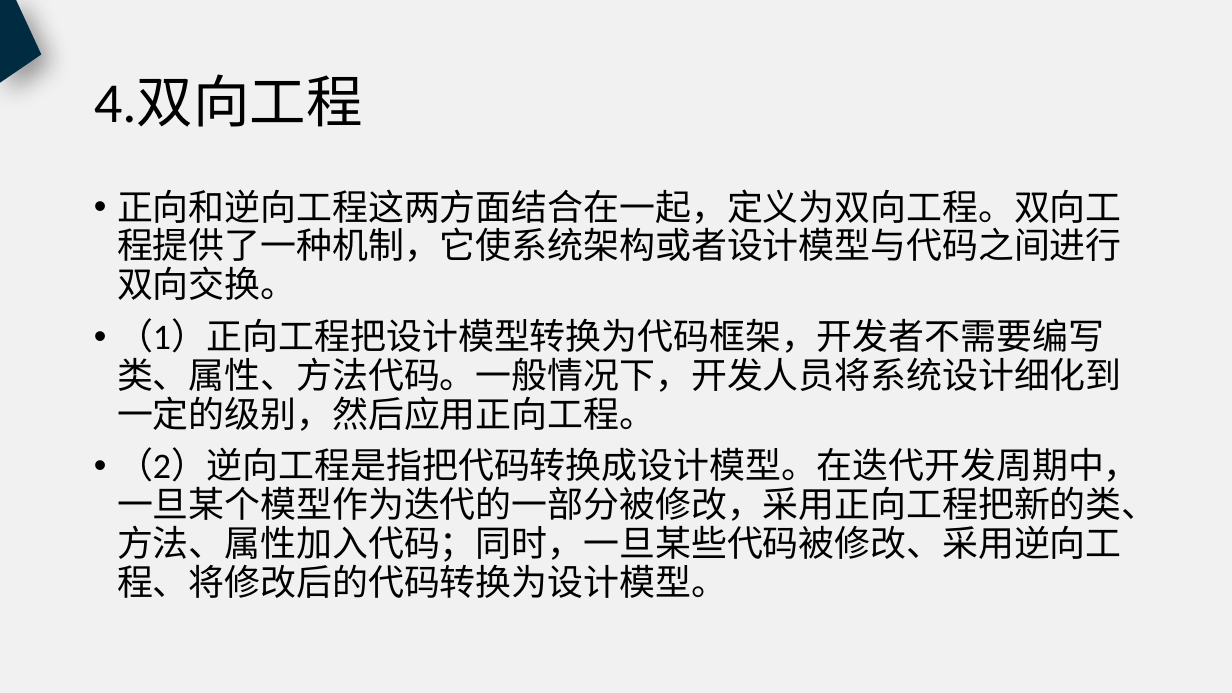
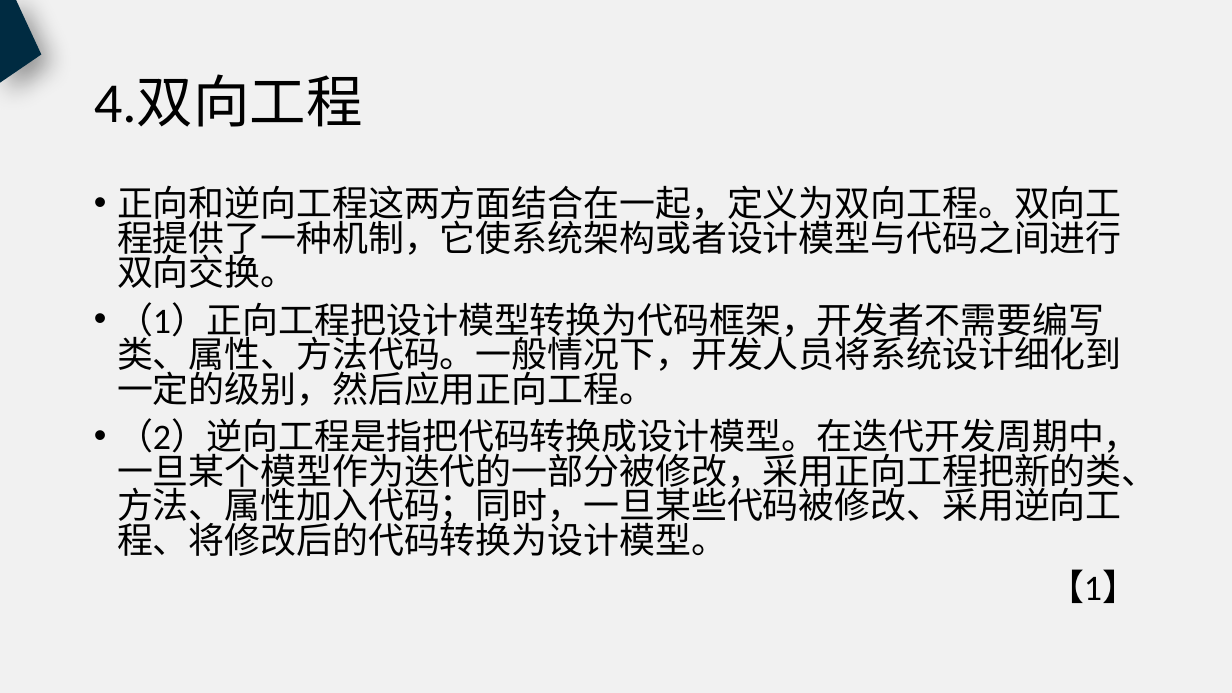
Before and after one commit to PRD2018-G18/PRD2018, a slide deck: slide 19 of 非受控文档/过程文档/UML工具/UML工具.pptx. Drawn at 1232x693 pixels with LibreOffice and Linux fonts; fonts in the diff are those of the drawing. Boxes give left, top, right and bottom in pixels: in the first picture for what was removed or moved away, otherwise in the second. Text is boxed around its words. In the diff, an @@ line names an element or a change of style, - is before the commit and + after.

```diff
--- a/非受控文档/过程文档/UML工具/UML工具.pptx
+++ b/非受控文档/过程文档/UML工具/UML工具.pptx
@@ text at [117,185,1158,556]: line spacing 0.9 to 0.8 @@
@@ text at [1048,569,1138,603]: paragraph added @@
+【1】
```
Also in this commit, not shown: 13 other slides changed, 1 slide added.
